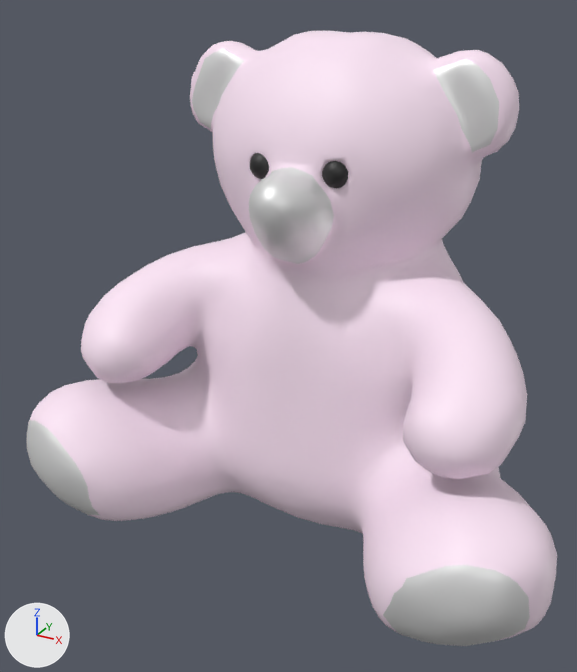
A saved change to the COLLADA model src/gcs_bringup/dae/teddy_bear.dae.
Before and after are seen from a camera (50 mm lens) standing at (0.439, -0.896, 0.672) and looking at (-0.02, -0.062, 0.254). Every picture has the same lights, and +X, +Y and +Z are marked at lower left.
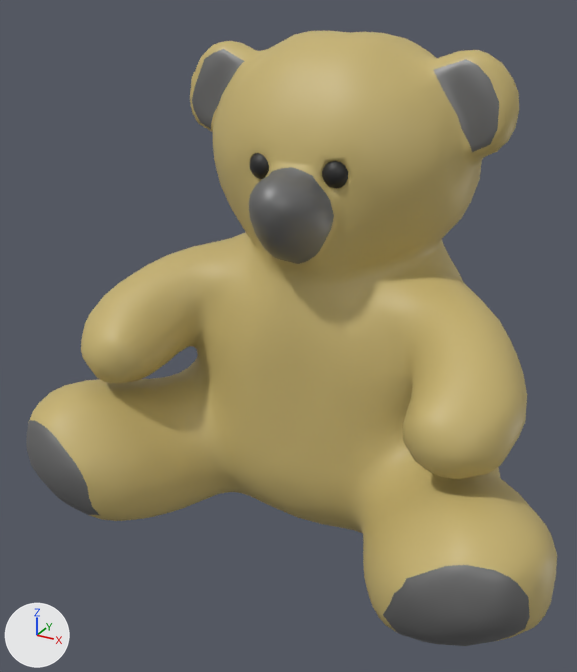
What differs and where, as boxes [x1, y1, x2, y2] in the pictures (577 x 672 px):
'Plane', recoloured (white to yellow)
    both: [27, 31, 557, 646]

The edits, one by one:
Material 'Material.014' (mat_material_014) changes colour from white #ffe8f8 to yellow #c7b370; in linear values from (1.0, 0.805, 0.941) to (0.568, 0.448, 0.163).
Material 'Material.015' (mat_material_015) changes colour from white #e7e7e7 to grey #7a7a7a; in linear values from (0.8, 0.8, 0.8) to (0.194, 0.194, 0.194).
